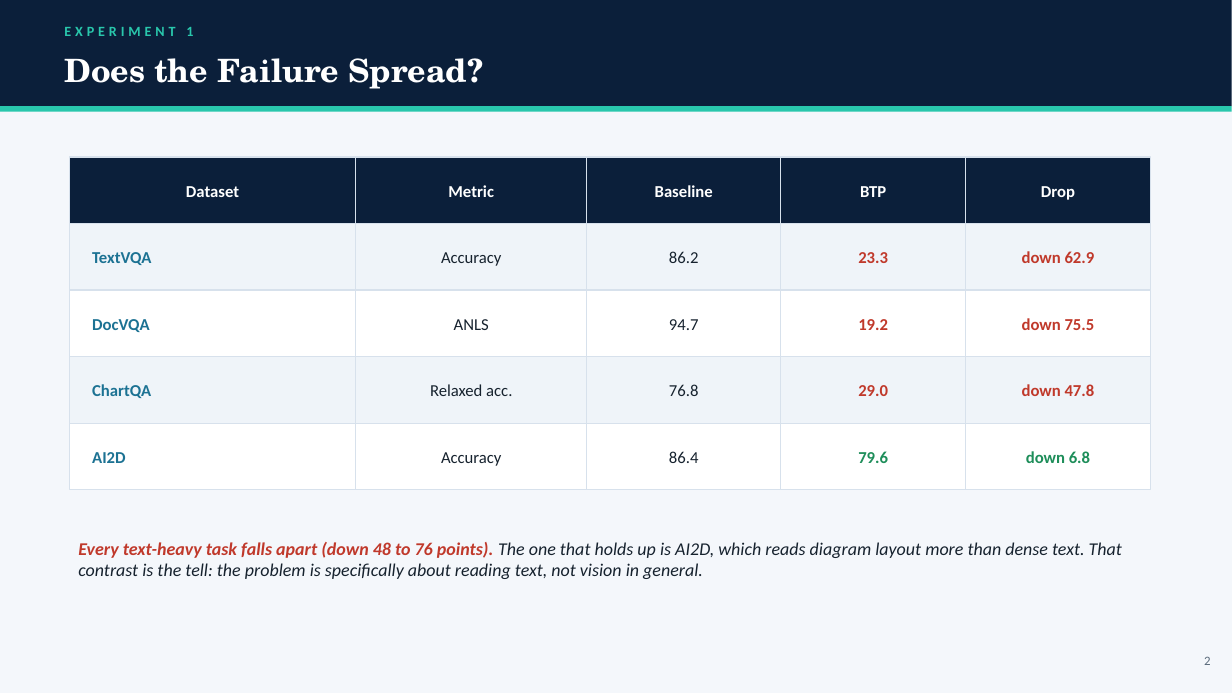
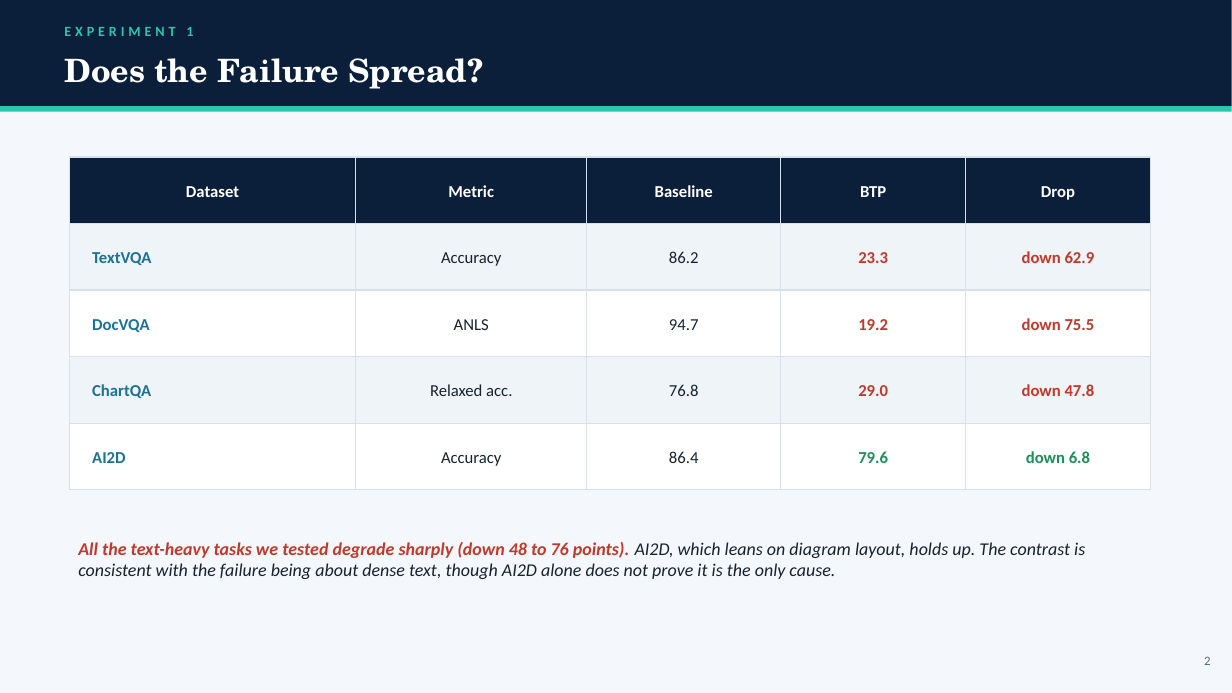
Before and after one commit to milab-iitj-dev/btp-reproduction, a slide deck: slide 4 of BTP-Reproduction/text-failure-study/BTP_TextFailure_Deck.pptx. Drawn at 1232x693 pixels with LibreOffice and Linux fonts; fonts in the diff are those of the drawing. Boxes give left, top, right and bottom in pixels: in the first picture for what was removed or moved away, otherwise in the second. Text is boxed around its words. In the diff, an @@ line names an element or a change of style, - is before the commit and + after.

```diff
--- a/BTP-Reproduction/text-failure-study/BTP_TextFailure_Deck.pptx
+++ b/BTP-Reproduction/text-failure-study/BTP_TextFailure_Deck.pptx
@@ text at (78, 542, 1085, 579): text changed @@
-Every text-heavy task falls apart (down 48 to 76 points). The one that holds up is AI2D, which reads diagram layout more than dense text. That contrast is the tell: the problem is specifically about reading text, not vision in general.
+All the text-heavy tasks we tested degrade sharply (down 48 to 76 points). AI2D, which leans on diagram layout, holds up. The contrast is consistent with the failure being about dense text, though AI2D alone does not prove it is the only cause.
```
Also in this commit, not shown: 2 other slides changed, 1 slide added, 2 other files.
